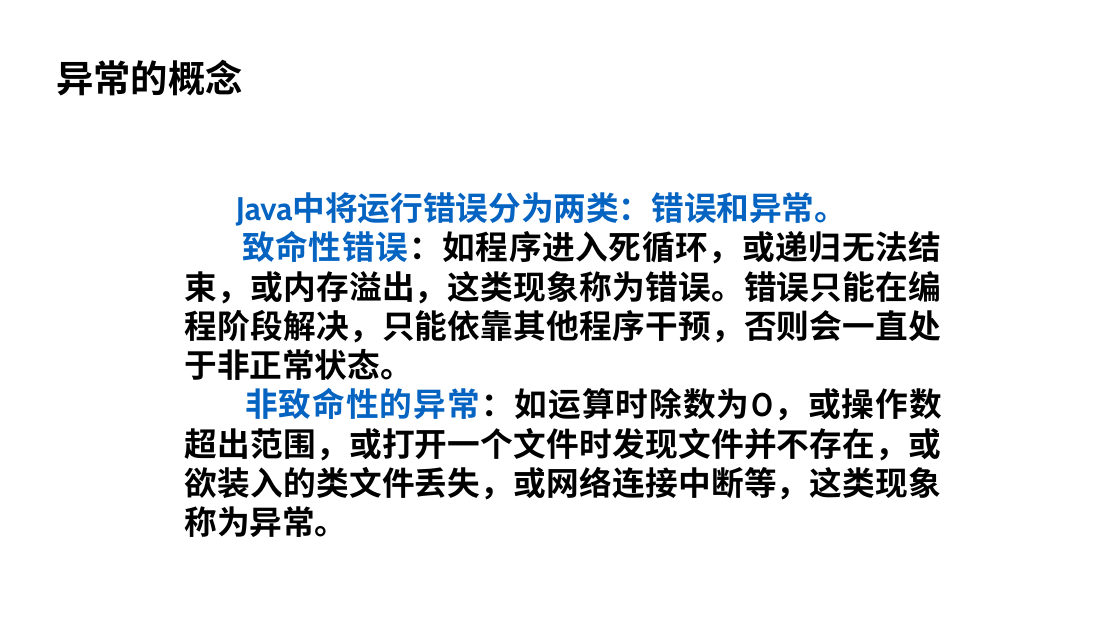
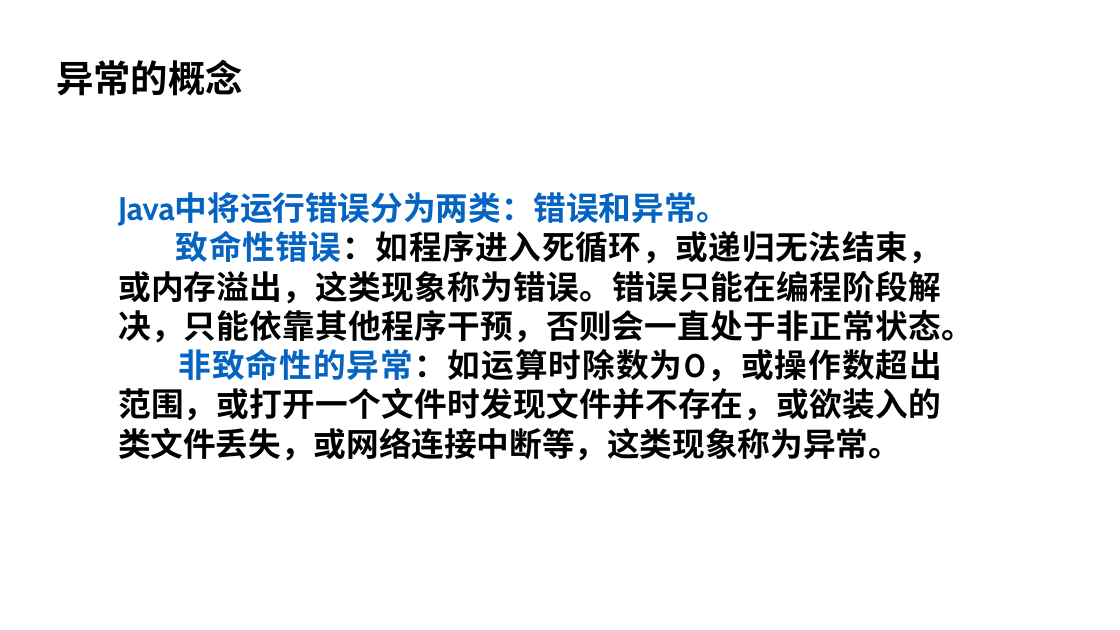
Before and after one commit to j-w-huang/oop, a slide deck: slide 3 of ch5/第五章 part2.pptx. Drawn at 1120x630 pixels with LibreOffice and Linux fonts; fonts in the diff are those of the drawing. Boxes give left, top, right and bottom in pixels: in the first picture for what was removed or moved away, otherwise in the second. Text is boxed around its words. In the diff, an @@ line names an element or a change of style, - is before the commit and + after.

```diff
--- a/ch5/第五章 part2.pptx
+++ b/ch5/第五章 part2.pptx
@@ text "Java中将运行错误分为两类：错误和异常。" rewrapped from (185, 193, 942, 537) to (118, 193, 974, 461) @@
```
Also in this commit, not shown: 1 other slide changed, 1 slide added, 3 other files.
